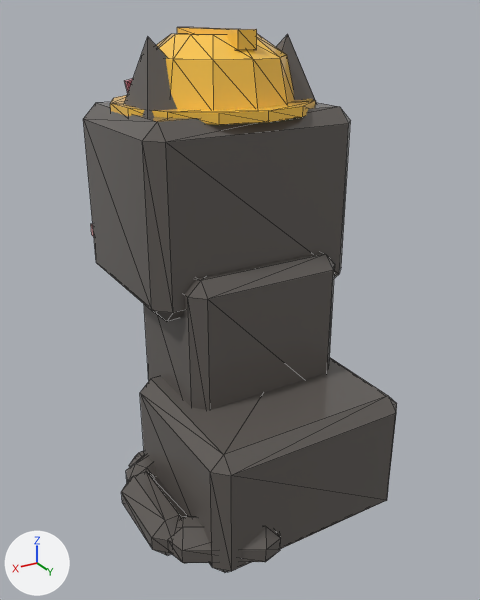
A saved change to the glTF model assets/cat-cafe/exports/CatCafe_Cat_Lantern_Sit.glb.
One viewpoint serves both versions: a camera (50 mm lens) standing at (1.299, 2.125, 1.92) and looking at (0.031, 0.011, 0.863). Every picture has the same lights, and +X, +Y and +Z are marked at lower left. The first picture is the older version. Mesh edges are drawn as thin lines.

Names of what the first picture shows: 'CatCafe_Cat_Lantern_Sit_Body', 'CatCafe_Cat_Lantern_Sit_EarL', 'CatCafe_Cat_Lantern_Sit_EarR', 'CatCafe_Cat_Lantern_Sit_Head', 'CatCafe_Cat_Lantern_Sit_Prop', 'CatCafe_Cat_Lantern_Sit_Tail'.
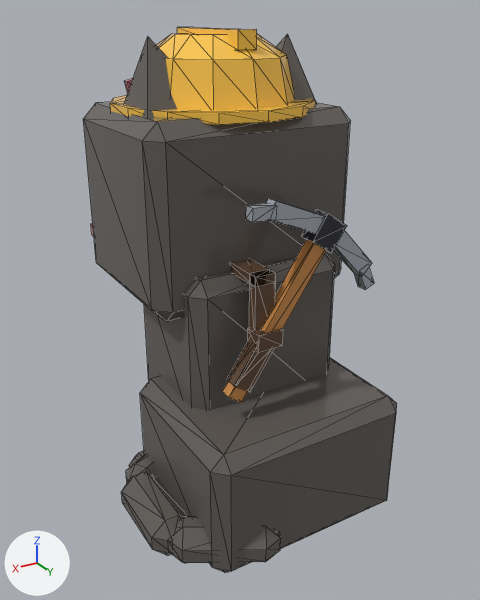
What differs and where, as boxes (x1, y1, x2, y2) in the pictures (480 x 600 px):
'CatCafe_Cat_Lantern_Sit_Prop2', added
    after: (223, 198, 374, 402)

The edits, one by one:
Mesh me_catcafe_cat_lantern_sit_prop2 is new.
It has 78 vertices, 120 faces and spans x -0.393..0.265, y 0.076..0.337, z 0.608..1.347.
It uses material mat_catcafe_palette.
Object 'CatCafe_Cat_Lantern_Sit_Prop2' (ob_catcafe_cat_lantern_sit_prop2) is new; it shows me_catcafe_cat_lantern_sit_prop2.
Its location is (0.0, 0.0, 0.0).
